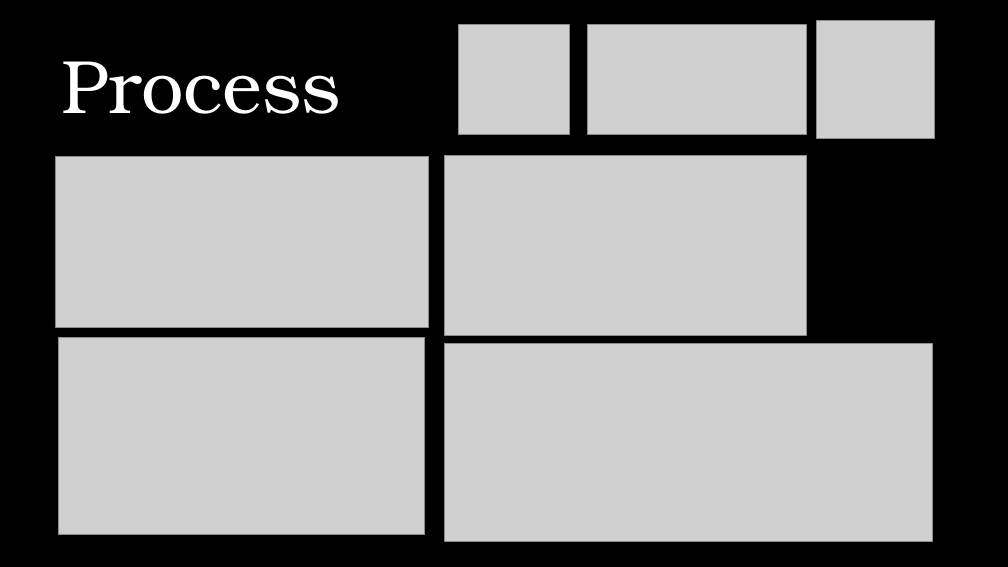
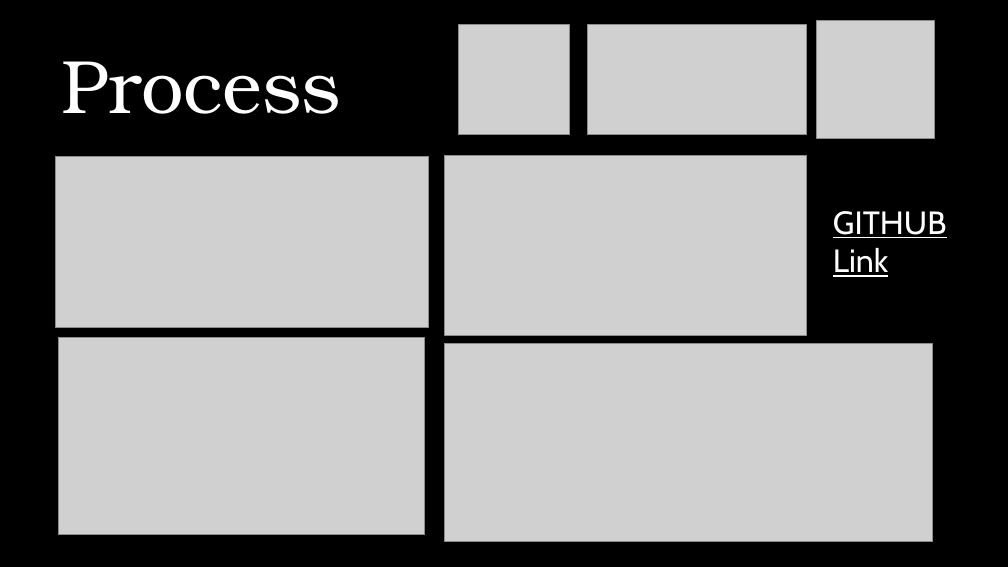
Before and after one commit to smsmeltzer/CG-Feature-Environment, a slide deck: slide 3 of Final_Render/CG Feature Environment Slideshow.pptx. Drawn at 1008x567 pixels with LibreOffice and Linux fonts; fonts in the diff are those of the drawing; grey boxes stand for pictures. Boxes give left, top, right and bottom in pixels: in the first picture for what was removed or moved away, otherwise in the second. Text is boxed around its words. In the diff, an @@ line names an element or a change of style, - is before the commit and + after.

Commit message:
Added github to slideshow

```diff
--- a/Final_Render/CG Feature Environment Slideshow.pptx
+++ b/Final_Render/CG Feature Environment Slideshow.pptx
@@ text added at [833, 211, 947, 277], 23 pt, text #FFFFFF, underline @@
+GITHUB Link
```
